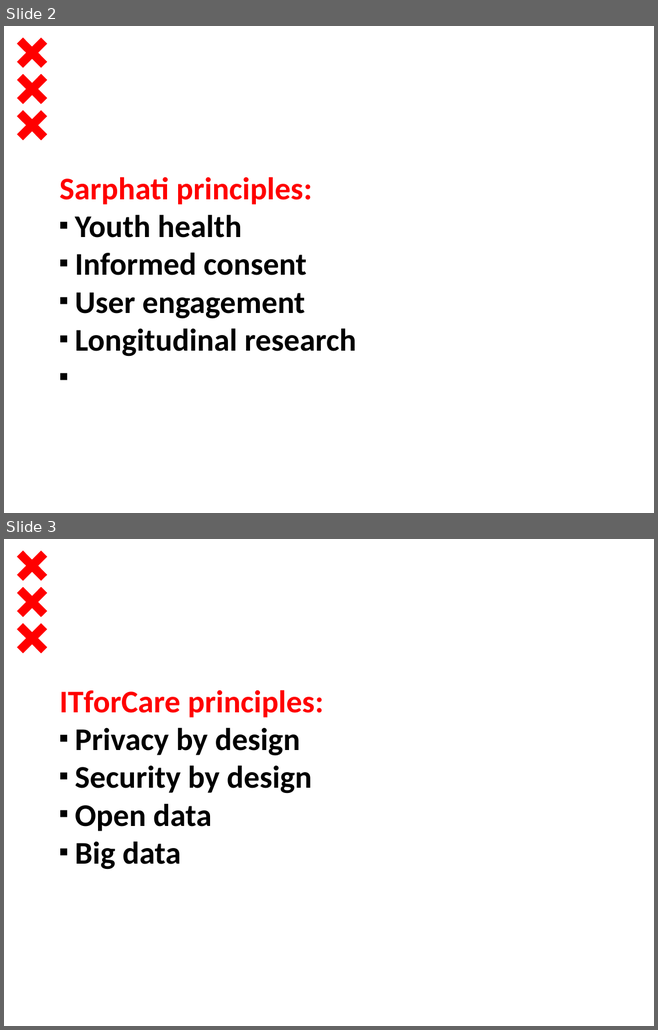
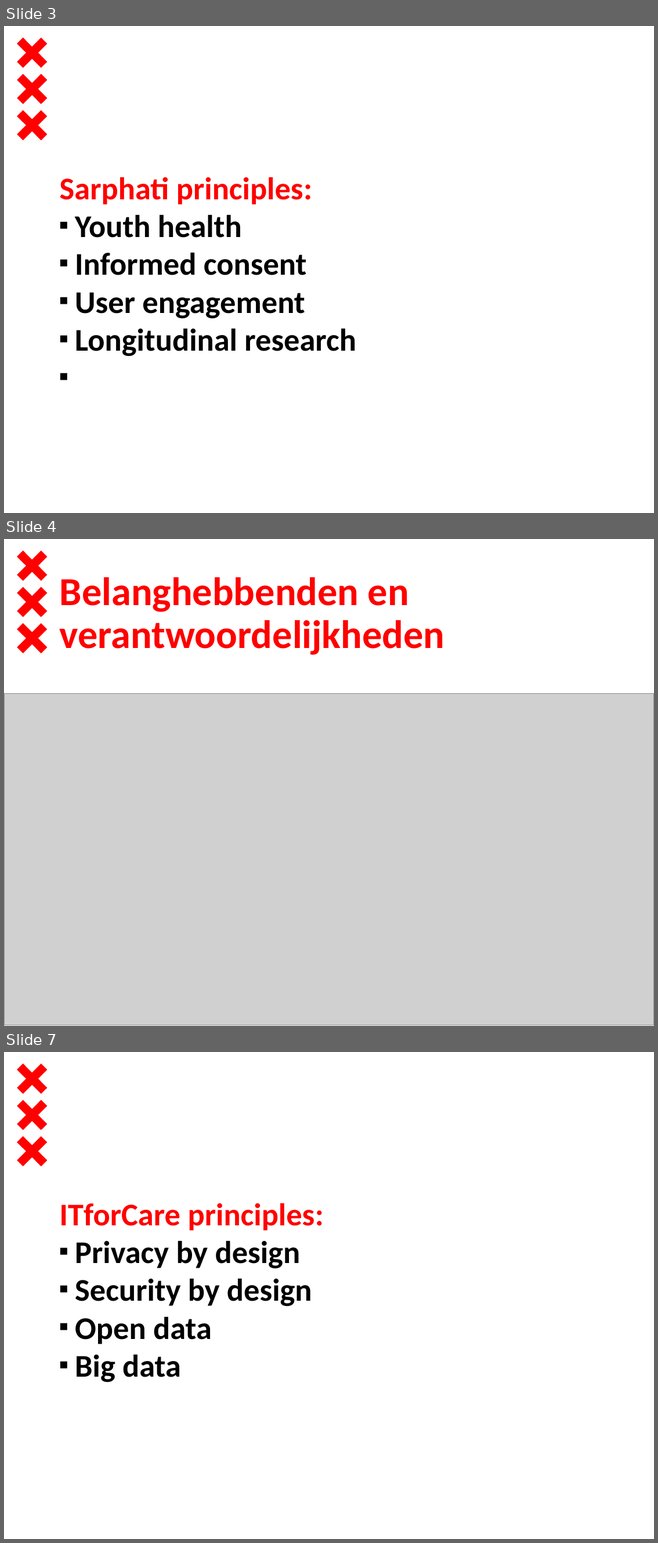
Before and after one commit to dt020/GGD, a slide deck: Architectuurcontext - Sarphati.pptx. Shown one above the other, each under a label of ours: slides 2 and 3 before the commit, slides 3, 4 and 7 after it; the slides between them are not shown. The pictures are 658x1030 and 658x1543 pixels, drawn with LibreOffice and Linux fonts; fonts in the diff are those of the drawing; grey boxes stand for pictures; background and template pictures are left out. Boxes give left, top, right and bottom in pixels: in the first picture for what was removed or moved away, otherwise in the second. Text is boxed around its words. In the diff, an @@ line names an element or a change of style, - is before the commit and + after.

```diff
--- a/Architectuurcontext - Sarphati.pptx
+++ b/Architectuurcontext - Sarphati.pptx
@@ slide 4 added at (4,539,654,1026), background #FFFFFF; not listed: 3 template elements that a slide beside it also shows @@
@@ title added at (60,577,445,655), 44 pt, text #FF0000, bold @@
+Belanghebbenden en verantwoordelijkheden
@@ picture added at (4,694,654,1026) @@
@@ what was slide 2 is now slide 3 @@
@@ what was slide 3 is now slide 7 @@
```
Also in this commit, not shown: 3 other slides added.
